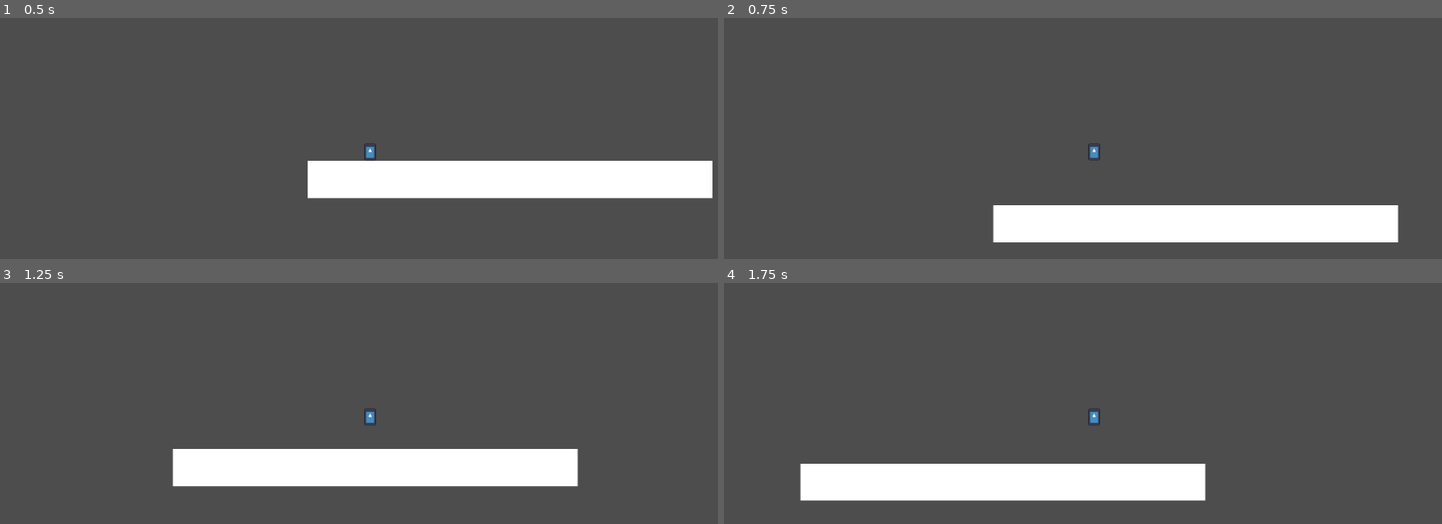
Above: before the commit, frames 1-4 (two rows, left to right).
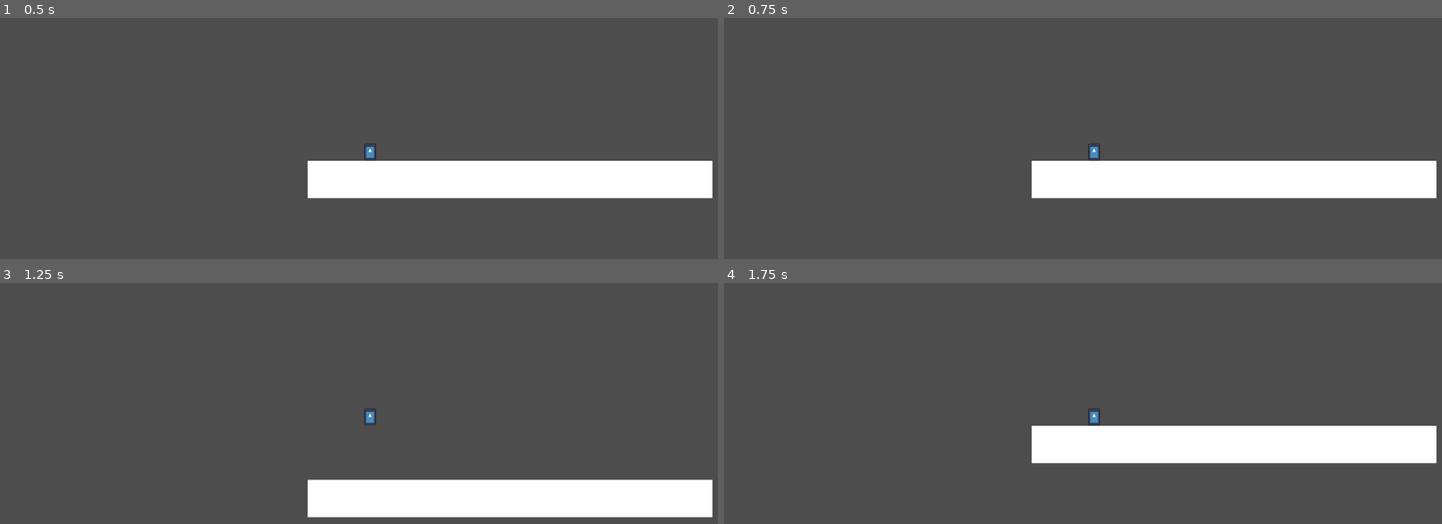
Above: after the commit, the same moments.

Repository: scornfulsix/Devious-Games
Game: Godot game, scene res://node_2d.tscn
Same seed, same stepped clock (60 frames per second), same inputs: the game is played once before the commit and once after it. The engine's default icon, where the game draws it, is replaced by a stand-in: a white triangle on a blue panel in a dark square.
Inputs:
- Up to frame 1 (0.5 s): no input
- Up to frame 2 (0.75 s): tap Enter (ui_accept) at 0.5, 0.6 s; hold Right (ui_right) from 0.53 s (still down)
- Up to frame 3 (1.25 s): keep holding Right (ui_right); tap W (Jump, bound only after the commit) at 0.77, 0.8, 1.07 s
- Up to frame 4 (1.75 s): keep holding Right (ui_right); tap W (Jump, bound only after the commit) at 1.35, 1.52 s; tap Enter (ui_accept) at 1.55 s

Frame 1 is identical in both runs. In frame 2, 18% of the frame differs, in the area x 37-100%, y 59-94%; in frame 3, 16%; in frame 4, 18%.

Commit message:
WASD move

Diff:
--- a/CharacterBody2D.gd
+++ b/CharacterBody2D.gd
@@ -14,12 +14,12 @@
 		velocity.y += gravity * delta
 
 	# Handle jump.
-	if Input.is_action_just_pressed("ui_accept") and is_on_floor():
+	if Input.is_action_just_pressed("Jump") and is_on_floor():
 		velocity.y = JUMP_VELOCITY
 
 	# Get the input direction and handle the movement/deceleration.
 	# As good practice, you should replace UI actions with custom gameplay actions.
-	var direction = Input.get_axis("ui_left", "ui_right")
+	var direction = Input.get_axis("Left", "Right")
 	if direction:
 		velocity.x = direction * SPEED
 	else:
--- a/project.godot
+++ b/project.godot
@@ -14,3 +14,22 @@
 run/main_scene="res://node_2d.tscn"
 config/features=PackedStringArray("4.2", "Forward Plus")
 config/icon="res://icon.svg"
+
+[input]
+
+Jump={
+"deadzone": 0.5,
+"events": [Object(InputEventKey,"resource_local_to_scene":false,"resource_name":"","device":-1,"window_id":0,"alt_pressed":false,"shift_pressed":false,"ctrl_pressed":false,"meta_pressed":false,"pressed":false,"keycode":0,"physical_keycode":87,"key_label":0,"unicode":119,"echo":false,"script":null)
+, Object(InputEventKey,"resource_local_to_scene":false,"resource_name":"","device":-1,"window_id":0,"alt_pressed":false,"shift_pressed":false,"ctrl_pressed":false,"meta_pressed":false,"pressed":false,"keycode":0,"physical_keycode":32,"key_label":0,"unicode":32,"echo":false,"script":null)
+]
+}
+Left={
+"deadzone": 0.5,
+"events": [Object(InputEventKey,"resource_local_to_scene":false,"resource_name":"","device":-1,"window_id":0,"alt_pressed":false,"shift_pressed":false,"ctrl_pressed":false,"meta_pressed":false,"pressed":false,"keycode":0,"physical_keycode":65,"key_label":0,"unicode":97,"echo":false,"script":null)
+]
+}
+Right={
+"deadzone": 0.5,
+"events": [Object(InputEventKey,"resource_local_to_scene":false,"resource_name":"","device":-1,"window_id":0,"alt_pressed":false,"shift_pressed":false,"ctrl_pressed":false,"meta_pressed":false,"pressed":false,"keycode":0,"physical_keycode":68,"key_label":0,"unicode":100,"echo":false,"script":null)
+]
+}
